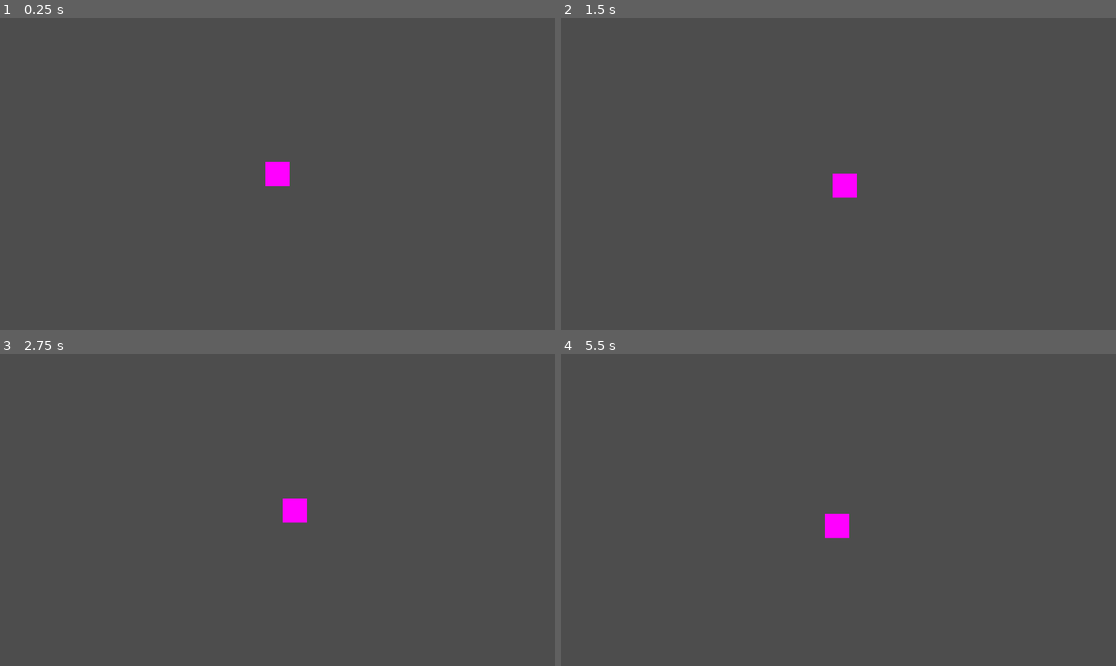
Above: before the commit, frames 1-4 (two rows, left to right).
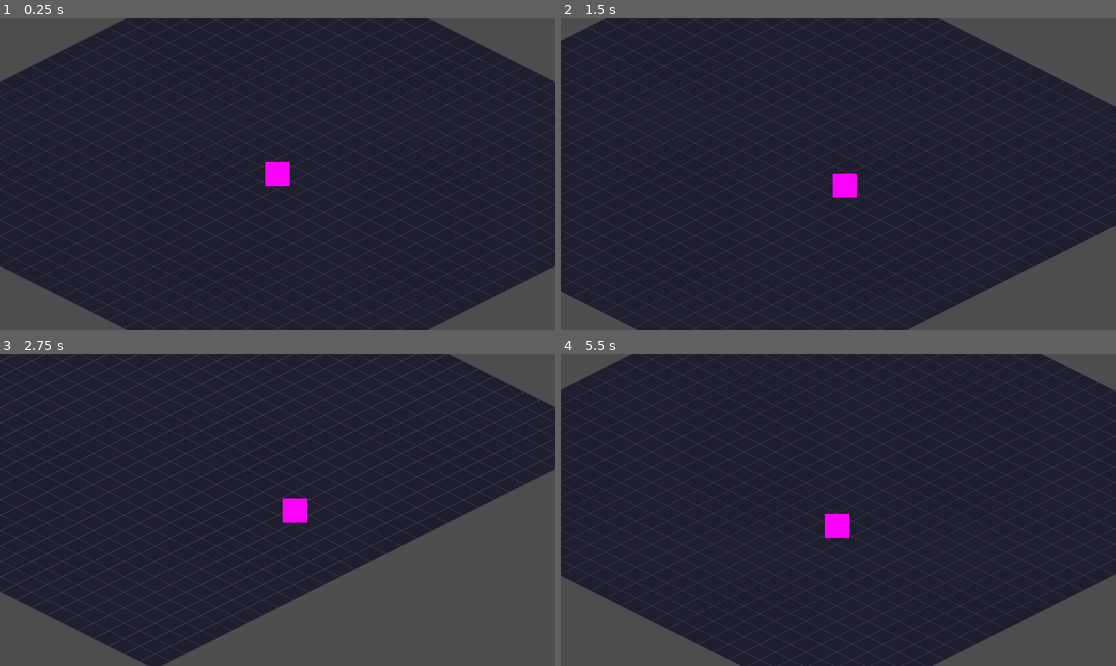
Above: after the commit, the same moments.

Repository: caiojgouvea/arpg
Game: Godot game, scene res://world.tscn
Same seed, same stepped clock (60 frames per second), same inputs: the game is played once before the commit and once after it.
Inputs:
- Up to frame 1 (0.25 s): no input
- Up to frame 2 (1.5 s): tap Enter at 0.5 s; hold D (move_right) 0.53-1.28 s; hold S (move_down) from 1.28 s (still down)
- Up to frame 3 (2.75 s): release S (move_down) at 2.03 s; hold D (move_right) from 2.03 s (still down)
- Up to frame 4 (5.5 s): release D (move_right) at 2.78 s; hold W (move_up) 2.78-3.53 s; hold A (move_left) 3.53-5.03 s; hold S (move_down) from 5.03 s (still down)

The runs differ from the first frame. In frame 1, 88% of the frame differs, in the area x 0-100%, y 0-100%; in frame 2, 85%; in frame 3, 69%; in frame 4, 86%.

Commit message:
Add isometric floor grid and fix player depth sorting

Diff:
--- /dev/null
+++ b/floor.gd
@@ -0,0 +1,24 @@
+extends Node2D
+
+const TILE_W := 64
+const TILE_H := 32
+const COLS := 30
+const ROWS := 30
+
+const COLOR_FILL := Color(0.12, 0.12, 0.18)
+const COLOR_EDGE := Color(0.25, 0.25, 0.35)
+
+func _draw() -> void:
+	var offset_y := -(COLS + ROWS - 2) * TILE_H / 4.0
+	for row in ROWS:
+		for col in COLS:
+			var cx := (col - row) * TILE_W / 2.0
+			var cy := (col + row) * TILE_H / 2.0 + offset_y
+			var pts := PackedVector2Array([
+				Vector2(cx, cy - TILE_H / 2.0),
+				Vector2(cx + TILE_W / 2.0, cy),
+				Vector2(cx, cy + TILE_H / 2.0),
+				Vector2(cx - TILE_W / 2.0, cy),
+			])
+			draw_colored_polygon(pts, COLOR_FILL)
+			draw_polyline(PackedVector2Array([pts[0], pts[1], pts[2], pts[3], pts[0]]), COLOR_EDGE, 1.0)
--- a/world.tscn
+++ b/world.tscn
@@ -1,11 +1,16 @@
 [gd_scene format=3 uid="uid://bgpksmouulo7t"]
 
 [ext_resource type="Script" uid="uid://cd3jdemyynci0" path="res://player.gd" id="1_f3sb7"]
+[ext_resource type="Script" uid="uid://b4xv2n8dpqr7k" path="res://floor.gd" id="2_floor"]
 
 [sub_resource type="CapsuleShape2D" id="CapsuleShape2D_fj7yv"]
 
 [node name="World" type="Node2D" unique_id=1054924433]
 y_sort_enabled = true
+
+[node name="Floor" type="Node2D" parent="."]
+z_index = -1
+script = ExtResource("2_floor")
 
 [node name="Player" type="CharacterBody2D" parent="." unique_id=2139955896]
 script = ExtResource("1_f3sb7")
Not shown, added: floor.gd.uid
